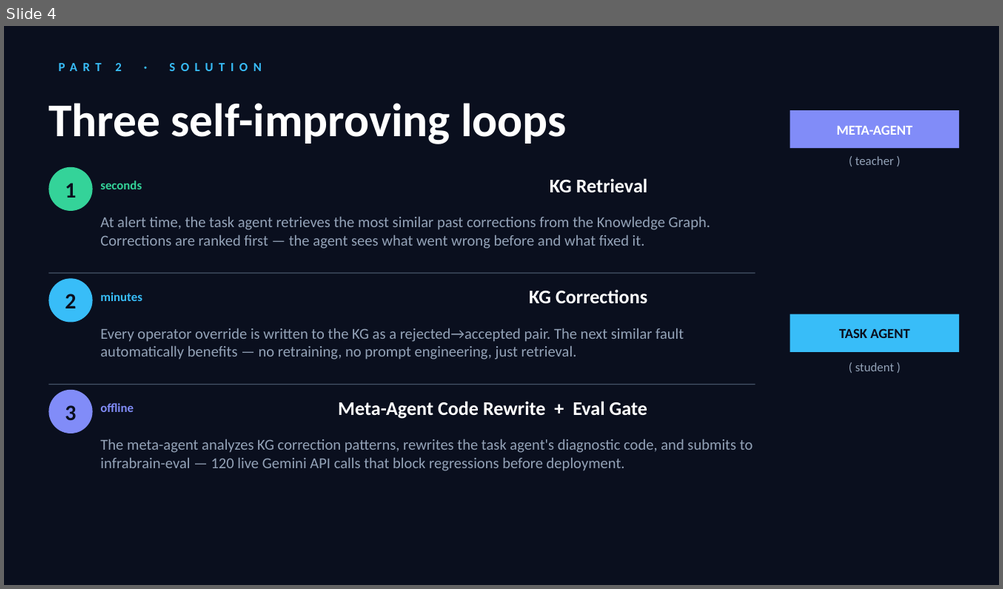
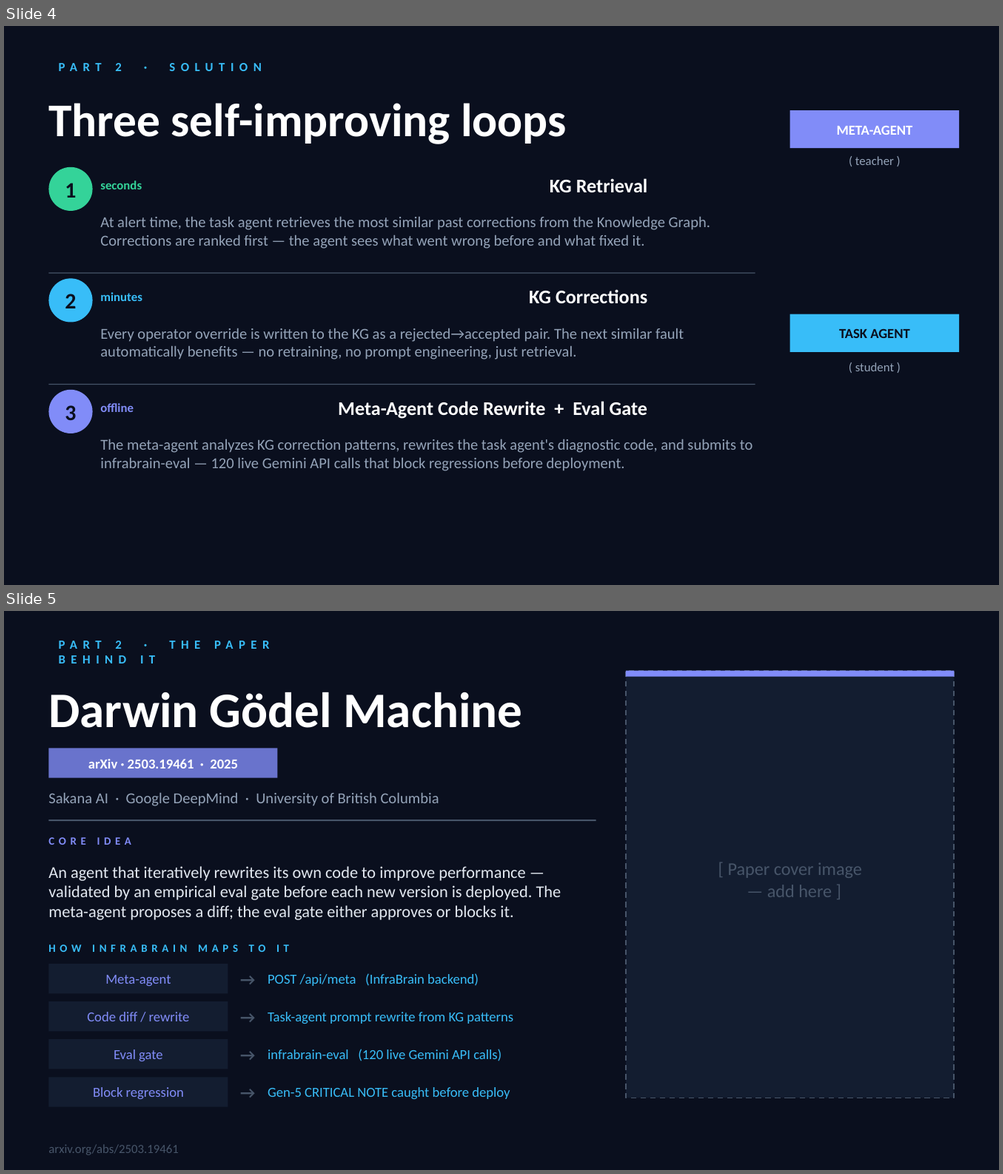
Before and after one commit to bbarathsrinivasan/InfraBrain, a slide deck: InfraBrain_Presentation.pptx. Shown one above the other, each under a label of ours: slide 4 before the commit, slides 4 and 5 after it. The pictures are 1003x589 and 1003x1174 pixels, drawn with LibreOffice and Linux fonts; fonts in the diff are those of the drawing. Boxes give left, top, right and bottom in pixels: in the first picture for what was removed or moved away, otherwise in the second. Text is boxed around its words. In the diff, an @@ line names an element or a change of style, - is before the commit and + after.

```diff
--- a/InfraBrain_Presentation.pptx
+++ b/InfraBrain_Presentation.pptx
@@ slide 5 added at [4, 611, 999, 1170], background #FFFFFF @@
@@ rectangle added at [4, 611, 999, 1170], fill #0A0F1E @@
@@ text added at [115, 641, 122, 649], 9 pt, text #38BDF8, bold @@
+PART 2 · THE PAPER BEHIND IT
@@ rectangle added at [626, 671, 954, 1099], fill #131D30, outline #475569 1 pt dashed @@
@@ rectangle added at [626, 671, 954, 677], fill #818CF8 @@
@@ text added at [48, 692, 522, 728], 36 pt, text #FFFFFF, bold @@
+Darwin Gödel Machine
@@ rectangle added at [48, 748, 278, 778], fill #818CF8 at 80% opacity @@
@@ text added at [88, 759, 238, 769], 10 pt, text #FFFFFF, bold @@
+arXiv · 2503.19461 · 2025
@@ text added at [48, 793, 439, 806], 11 pt, text #94A3B8 @@
+Sakana AI · Google DeepMind · University of British Columbia
@@ rectangle added at [48, 820, 596, 821], fill #475569 @@
@@ text added at [48, 837, 131, 845], 8 pt, text #818CF8, bold @@
+CORE IDEA
@@ text added at [48, 866, 561, 920], 12 pt, text #E2E8F0 @@
+An agent that iteratively rewrites its own code to improve performance — validated by an empirical eval gate before each new version is deployed. The meta-agent proposes a diff; the eval gate either approves or blocks it.
@@ text added at [728, 863, 862, 897], 13 pt, text #475569 @@
+[ Paper cover image
+— add here ]
@@ text added at [48, 945, 289, 952], 8 pt, text #38BDF8, bold @@
+HOW INFRABRAIN MAPS TO IT
@@ rectangle added at [48, 964, 227, 994], fill #131D30 @@
@@ text added at [233, 964, 262, 994], 12 pt, text #475569, bold @@
+→
@@ text added at [105, 975, 170, 986], 10 pt, text #818CF8 @@
+Meta-agent
@@ text added at [267, 974, 478, 986], 10 pt, text #38BDF8 @@
+POST /api/meta (InfraBrain backend)
@@ rectangle added at [48, 1002, 227, 1032], fill #131D30 @@
@@ text added at [233, 1002, 262, 1032], 12 pt, text #475569, bold @@
+→
@@ text added at [87, 1012, 190, 1022], 10 pt, text #818CF8 @@
+Code diff / rewrite
@@ text added at [267, 1012, 513, 1024], 10 pt, text #38BDF8 @@
+Task-agent prompt rewrite from KG patterns
@@ rectangle added at [48, 1039, 227, 1070], fill #131D30 @@
@@ text added at [114, 1050, 162, 1062], 10 pt, text #818CF8 @@
+Eval gate
@@ text added at [233, 1039, 262, 1070], 12 pt, text #475569, bold @@
+→
@@ text added at [267, 1049, 501, 1062], 10 pt, text #38BDF8 @@
+infrabrain-eval (120 live Gemini API calls)
@@ rectangle added at [48, 1077, 227, 1108], fill #131D30 @@
@@ text added at [93, 1088, 184, 1099], 10 pt, text #818CF8 @@
+Block regression
@@ text added at [233, 1077, 262, 1108], 12 pt, text #475569, bold @@
+→
@@ text added at [267, 1088, 509, 1099], 10 pt, text #38BDF8 @@
+Gen-5 CRITICAL NOTE caught before deploy
@@ text added at [48, 1145, 178, 1156], 9 pt, text #475569 @@
+arxiv.org/abs/2503.19461
```
Also in this commit, not shown: 2 slides changed, 1 other file.
